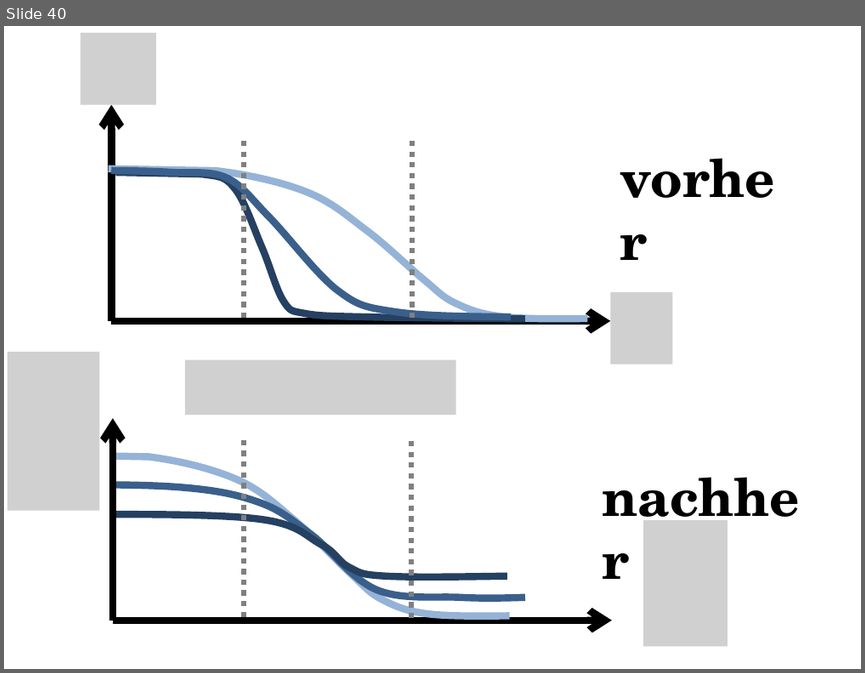
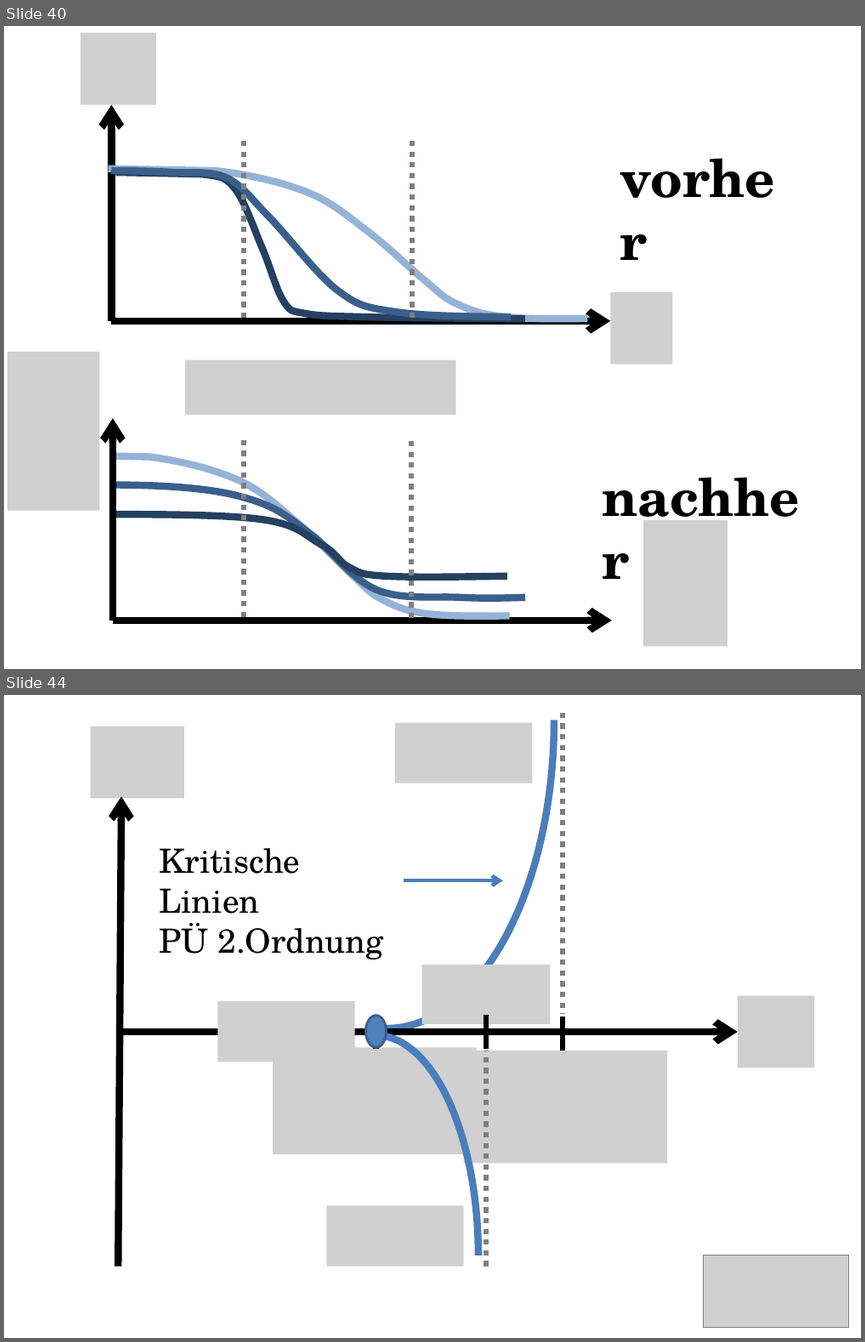
Before and after one commit to sophiahenckell/HIWI_Computersimulation, a slide deck: Bilder.pptx. Shown one above the other, each under a label of ours: slide 40 before the commit, slides 40 and 44 after it; the slides between them are not shown. The pictures are 865x673 and 865x1342 pixels, drawn with LibreOffice and Linux fonts; fonts in the diff are those of the drawing; grey boxes stand for pictures. Boxes give left, top, right and bottom in pixels: in the first picture for what was removed or moved away, otherwise in the second. Text is boxed around its words. In the diff, an @@ line names an element or a change of style, - is before the commit and + after.

```diff
--- a/Bilder.pptx
+++ b/Bilder.pptx
@@ slide 44 added at (4,695,861,1338), background #FFFFFF @@
@@ arc (boxed as its full ellipse) added at (218,695,554,1028), outline #4B7EBC 6 pt @@
@@ line added from (562, 713) to (562, 1014), #808080 4.5 pt dashed @@
@@ picture added at (91,726,184,798) @@
@@ picture added at (395,722,532,783) @@
@@ arrow added from (118, 1265) to (121, 796), #000000 6 pt @@
@@ text added at (159,848,384,959), 28 pt, text #000000 @@
+Kritische Linien
+PÜ 2.Ordnung
@@ arrow added from (404, 881) to (503, 881), #4B7EBC 3 pt @@
@@ rectangle added at (80,904,114,965), fill #FFFFFF, outline #FFFFFF 2 pt @@
@@ picture added at (422,965,551,1024) @@
@@ picture added at (738,996,815,1067) @@
@@ picture added at (217,1001,354,1061) @@
@@ ellipse added at (365,1015,386,1047), fill #4F81BD, outline #3A5F8C 2 pt @@
@@ line added from (375, 1049) to (375, 1015), #000000 4.5 pt @@
@@ line added from (487, 1049) to (487, 1015), #000000 4.5 pt @@
@@ line added from (562, 1050) to (562, 1016), #000000 4.5 pt @@
@@ arrow added from (120, 1032) to (738, 1032), #000000 6 pt @@
@@ picture added at (273,1047,476,1154) @@
@@ arc (boxed as its full ellipse) added at (273,1035,478,1338), outline #4B7EBC 6 pt @@
@@ picture added at (463,1050,666,1163) @@
@@ line added from (487, 1265) to (487, 1050), #808080 4.5 pt dashed @@
@@ picture added at (326,1206,463,1266) @@
@@ picture added at (704,1255,848,1327) @@
```
Also in this commit, not shown: 1 slide changed, 7 other slides added, 1 slide removed, 6 other files.
